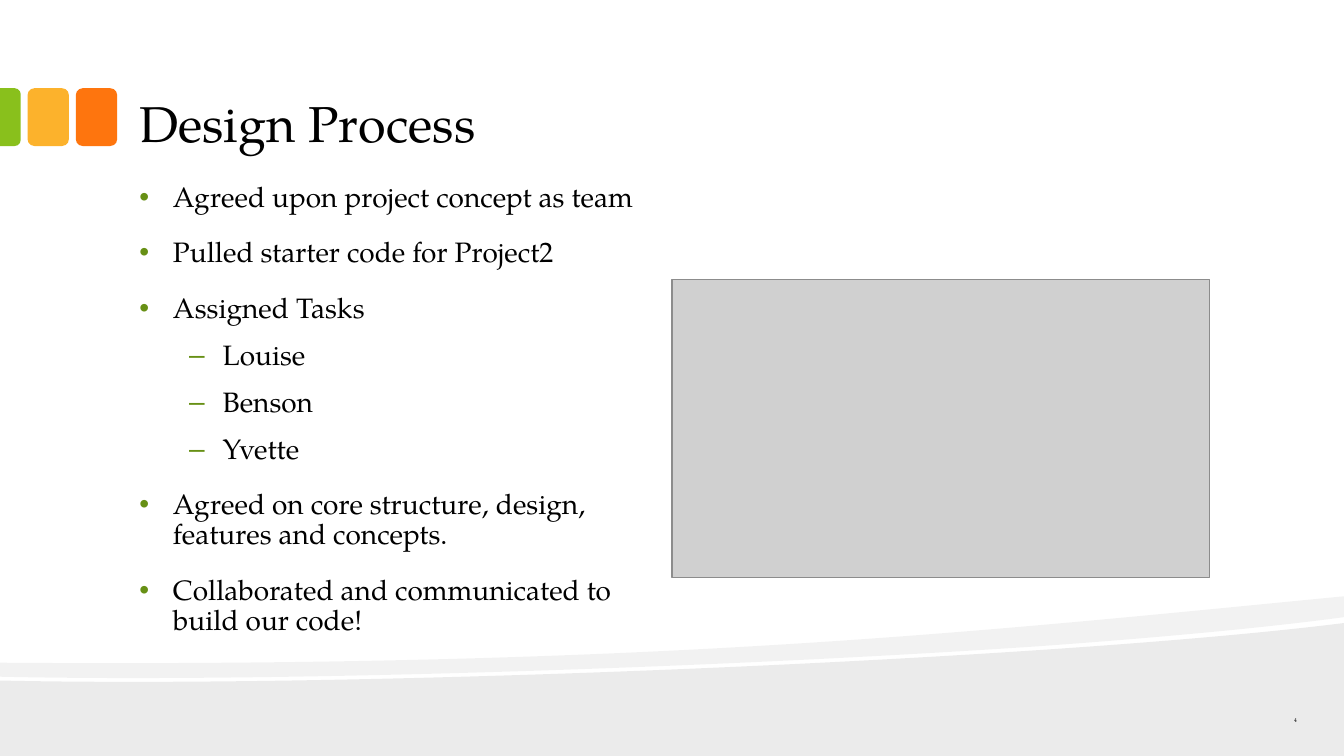
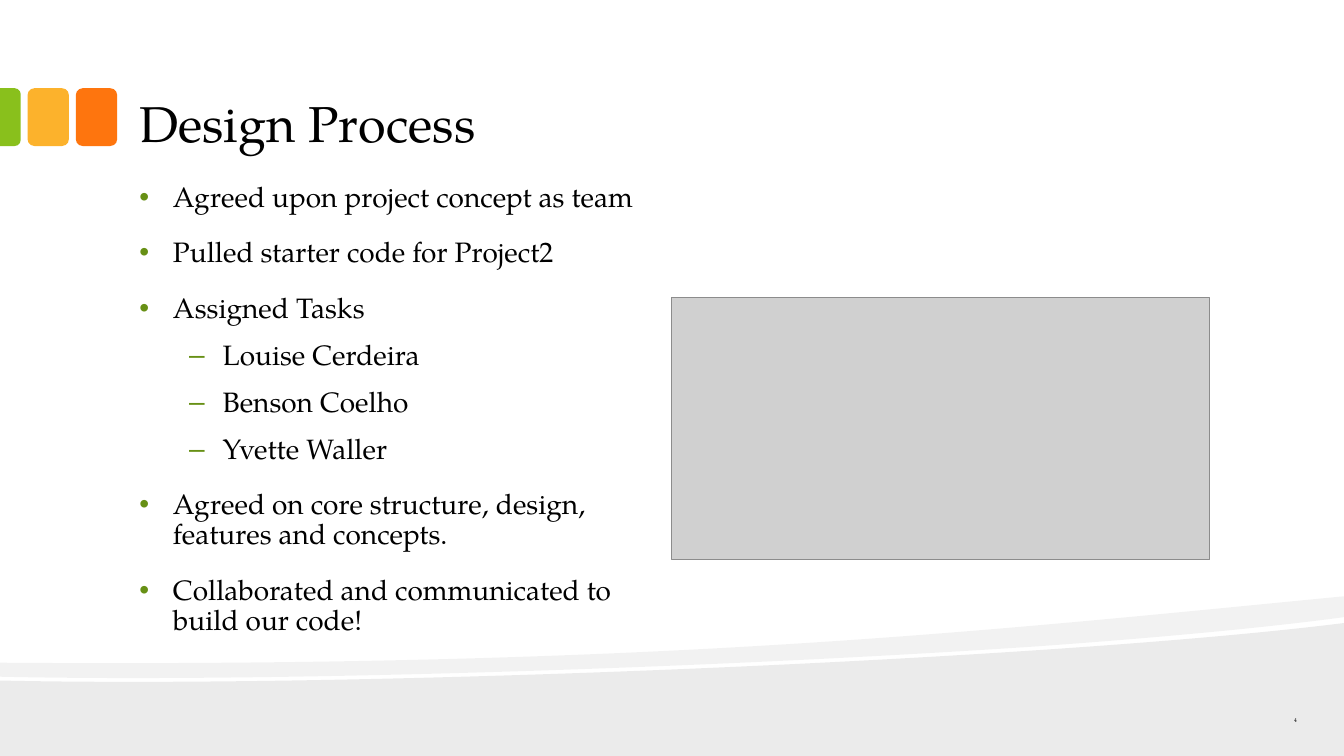
Before and after one commit to lcerdeira/OrganicS2, a slide deck: slide 4 of Farmers Market Presentation.pptx. Drawn at 1344x756 pixels with LibreOffice and Linux fonts; fonts in the diff are those of the drawing; grey boxes stand for pictures. Boxes give left, top, right and bottom in pixels: in the first picture for what was removed or moved away, otherwise in the second. Text is boxed around its words. In the diff, an @@ line names an element or a change of style, - is before the commit and + after.

Commit message:
Louise' presentation update

```diff
--- a/Farmers Market Presentation.pptx
+++ b/Farmers Market Presentation.pptx
@@ picture: place and size @@
-picture at [671,279,1209,578]
+picture at [671,297,1209,560]
@@ text at [223,344,419,460]: text changed @@
-  – Louise
-  – Benson
-  – Yvette
+  – Louise Cerdeira
+  – Benson Coelho
+  – Yvette Waller
```
Also in this commit, not shown: 1 other slide changed, 4 slides added.
